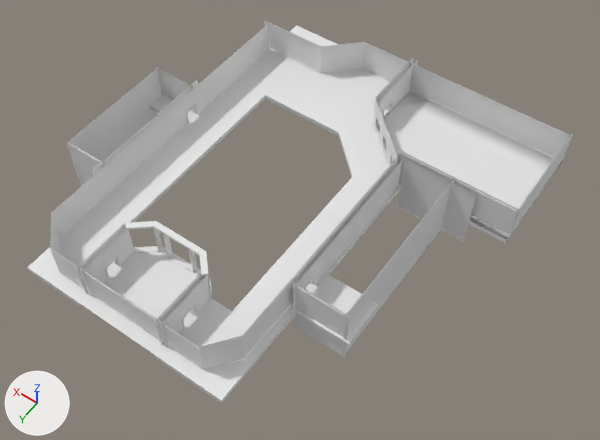
An edit to the FBX model Narcomancer/Assets/Meshes/Environment/Structure/Structure_Floor_Second_fbx_v01.fbx, drawn before and after from the same camera.
Before and after are seen from a 50 mm lens placed at (-60.3, 86.7, 116.7), pointed at (-3.3, 6.9, -8.7). Arrows for +X, +Y and +Z are at lower left; the lights stay in place. Materials are left out; every surface is plain grey. Where no turn or scale is listed for an object, it has been applied to the vertices. Vertices at the same position are counted once.

Script lines for the objects in view, before the commit:
```python
me_mesh = bpy.data.meshes.new('Mesh')
me_mesh.from_pydata(...)  # 2542 vertices, 1784 faces; spans x -38.8..38.8, y -41.2..41.2, z -7.8..7.8
# faces by material slot: [1368, 280, 57, 79]
me_mesh.materials.append(mat_test)
me_mesh.materials.append(mat_vip_wall)
me_mesh.materials.append(mat_vip_floor)
me_mesh.materials.append(mat_lambert1)
ob_structure_secondfloor = bpy.data.objects.new('Structure_SecondFloor', me_mesh)
ob_structure_secondfloor.location = (0.4, 4.6, -5.9)
```
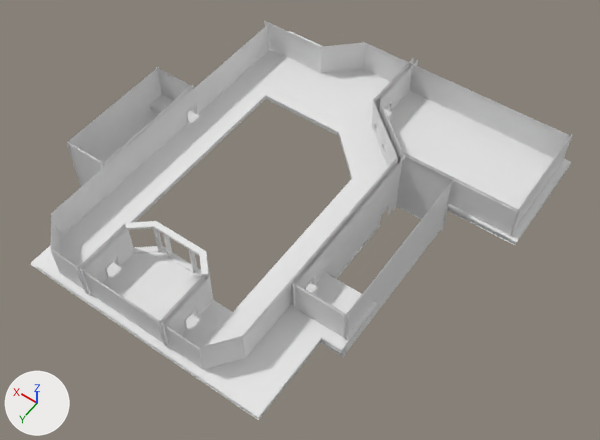
Where the change shows, as pixel boxes [x1, y1, x2, y2] in the pictures (600 x 440 px; the box of a moved part takes in the faces that stretch with it):
'Structure_SecondFloor', reshaped, moved: before [27, 20, 573, 403]; after [31, 20, 572, 420]
part 1 of me_mesh, moved or reshaped: before [182, 305, 196, 328]; after [184, 307, 199, 329]
part 2 of me_mesh, moved or reshaped: before [160, 274, 211, 348]; after [163, 277, 214, 349]
part 3 of me_mesh, moved or reshaped: [293, 282, 349, 358] in both
part 4 of me_mesh, rebuilt: before [50, 24, 414, 369]; after [51, 24, 414, 370]
part 5 of me_mesh, rebuilt (25% wider): before [27, 25, 460, 403]; after [31, 31, 571, 420]
part 6 of me_mesh, rebuilt: before [293, 159, 403, 310]; after [294, 158, 404, 309]
part 7 of me_mesh, rebuilt: before [155, 273, 202, 344]; after [158, 276, 205, 345]
part 8 of me_mesh, rebuilt (29% wider, 14% taller): before [410, 64, 535, 146]; after [410, 64, 571, 158]
part 9 of me_mesh, rebuilt (38% wider, 23% taller): before [433, 167, 520, 236]; after [400, 151, 520, 236]
part 10 of me_mesh, rebuilt (28% narrower, 12% shorter): before [397, 159, 476, 242]; after [396, 158, 453, 231]
part 11 of me_mesh, built on: before [397, 150, 434, 179]; after [371, 100, 405, 167]

Edits to the bpy script that builds the scene:
```text
Change me_mesh:
    used by ob_structure_secondfloor; location = (0.4, 4.6, -5.9)
    remove me_mesh.from_pydata(...)  # 2542 vertices, 1784 faces; spans x -38.8..38.8, y -41.2..41.2, z -7.8..7.8
    add me_mesh.from_pydata(...)  # 3962 vertices, 3121 faces; spans x -39.4..39.4, y -39.9..39.9, z -7.8..7.8
    me_mesh part 1: the loose piece of 48 vertices spanning x -2.6..-1.4, y 31.4..34.5, z 0.2..3.3 is moved by (0.1, -0.2, -0.1)
    me_mesh part 2: the loose piece of 76 vertices spanning x -2.6..-2.4, y 27.3..39.2, z 0.2..7.7 is moved by (0.1, -0.2, 0.0)
    me_mesh part 3: the loose piece of 39 vertices spanning x -26.2..-15.1, y 20.2..20.4, z -6.4..7.7 is moved by (0.7, -0.2, 0.0)
    me_mesh part 4: the loose piece of 533 vertices spanning x -14.6..28.4, y -39.7..38.8, z 0.2..7.8 is rebuilt with 444 vertices and now spans x -13.9..29.1, y -39.9..38.6, z 0.1..7.7
    me_mesh part 5: the loose piece of 262 vertices spanning x -26.9..28.4, y -41.2..41.2, z -0.8..0.2 is rebuilt with 478 vertices and now spans x -39.4..39.4, y -38.9..39.9, z -0.8..0.2
    me_mesh part 6: the loose piece of 112 vertices spanning x -15.6..-15.5, y -13.7..20.9, z 0.3..7.8 is rebuilt with 166 vertices and now spans x -15.0..-14.8, y -14.4..20.5, z -6.3..7.8
    me_mesh part 7: the loose piece of 104 vertices spanning x -1.5..-1.4, y 27.5..39.1, z 0.2..7.7 is rebuilt with 76 vertices and now spans x -1.4..-1.3, y 27.4..39.0, z 0.1..7.6
    me_mesh part 8: the loose piece of 98 vertices spanning x -31.0..-3.3, y -37.7..-37.6, z 0.2..7.7 is rebuilt with 72 vertices and now spans x -37.8..-2.6, y -37.9..-37.8, z 0.1..7.6
    me_mesh part 9: the loose piece of 74 vertices spanning x -38.8..-21.3, y -15.5..-15.3, z 0.2..7.7 is rebuilt with 60 vertices and now spans x -38.1..-13.7, y -15.6..-15.5, z 0.1..7.6
    me_mesh part 10: the loose piece of 39 vertices spanning x -30.8..-15.8, y -14.0..-13.9, z -6.3..7.8 is rebuilt with 39 vertices and now spans x -25.4..-14.5, y -14.2..-14.1, z -6.3..7.8
    me_mesh part 11: 26 vertices removed from x -21.3..-13.8, y -15.5..-15.3, z 0.2..7.7; 1476 vertices added at x -15.0..-2.0, y -25.2..-13.8, z 0.1..7.6
Change ob_structure_secondfloor:
    ob_structure_secondfloor.location: (0.4, 4.6, -5.9) -> (-0.3, 4.8, -5.9)
```
